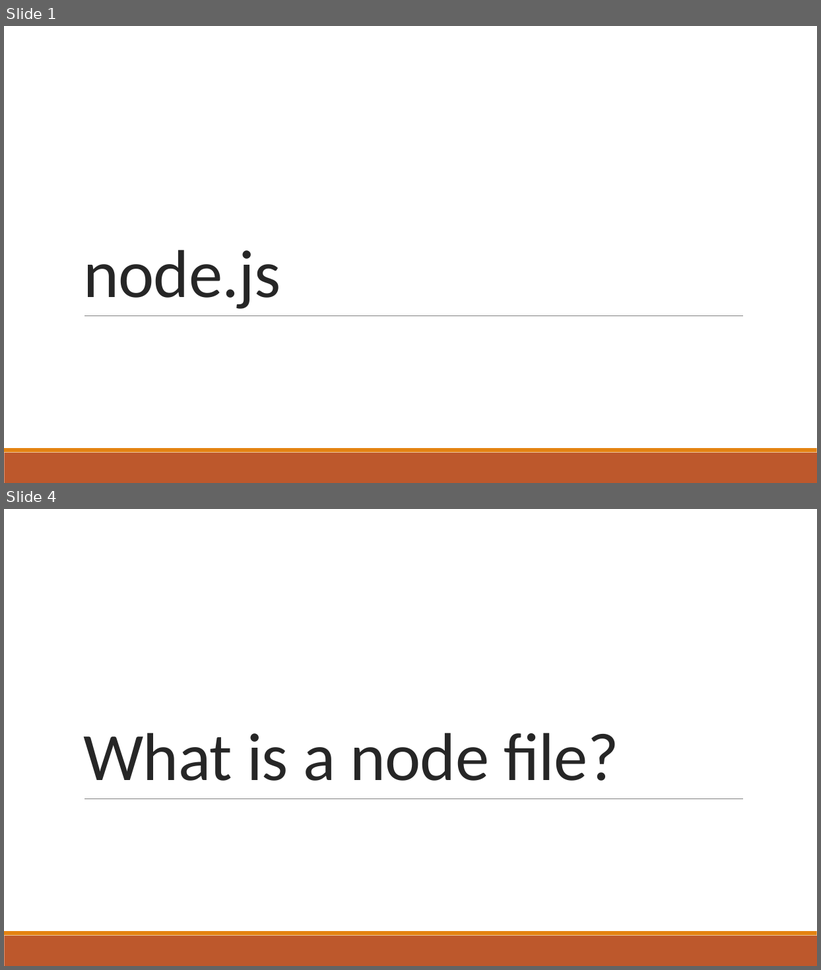
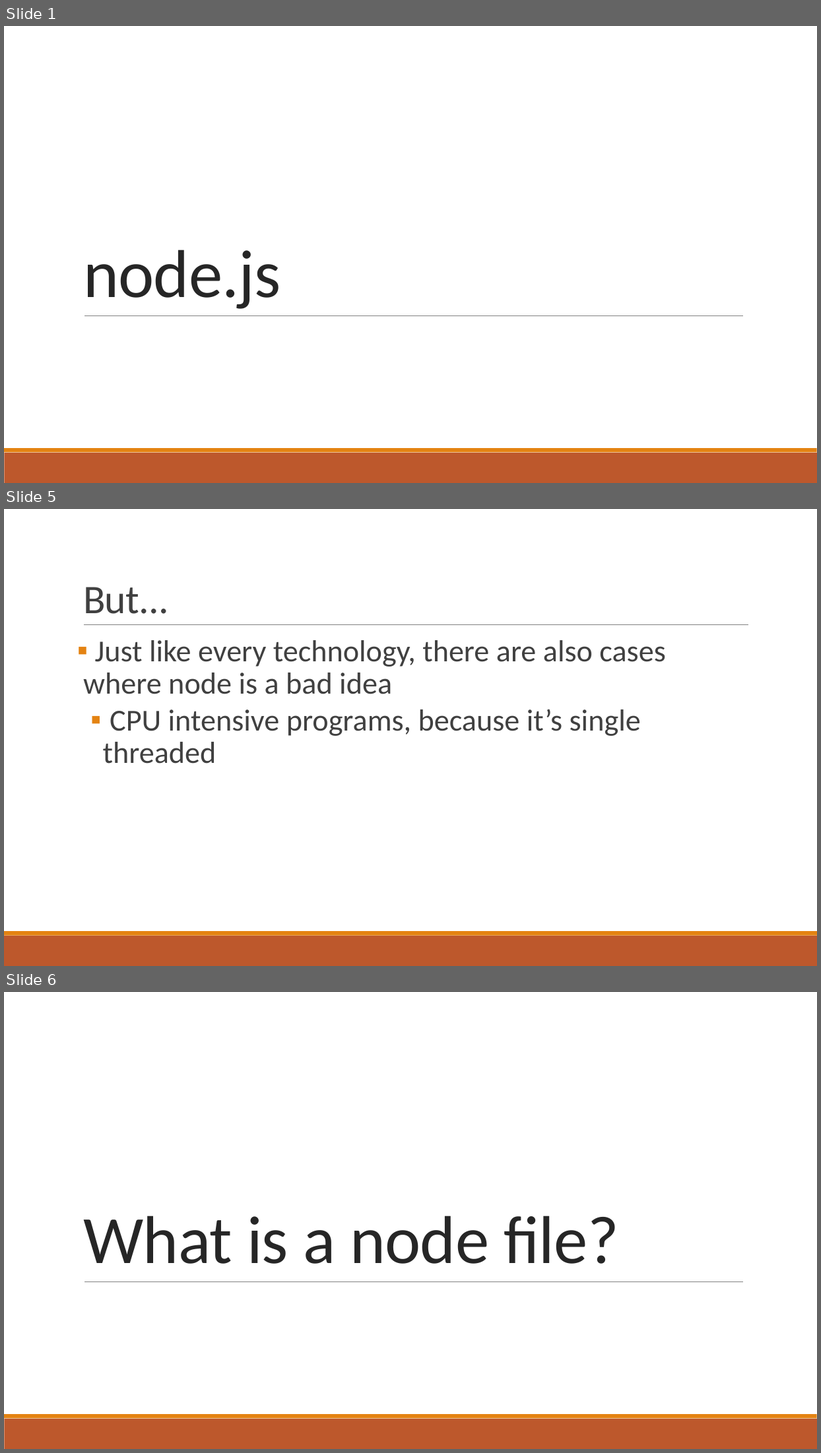
Before and after one commit to timbenroeck/Cloud-App-Workshop, a slide deck: Slides/NodeJS.pptx. Shown one above the other, each under a label of ours: slides 1 and 4 before the commit, slides 1, 5 and 6 after it; the slides between them are not shown. The pictures are 821x970 and 821x1453 pixels, drawn with LibreOffice and Linux fonts; fonts in the diff are those of the drawing. Boxes give left, top, right and bottom in pixels: in the first picture for what was removed or moved away, otherwise in the second. Text is boxed around its words. In the diff, an @@ line names an element or a change of style, - is before the commit and + after.

```diff
--- a/Slides/NodeJS.pptx
+++ b/Slides/NodeJS.pptx
@@ slide 5 added at <box>4,509,817,966</box>, background #FFFFFF; not listed: 2 template elements that a slide beside it also shows @@
@@ title added at <box>83,587,169,614</box>, 48 pt, text #404040 @@
+But...
@@ line added from (84, 625) to (748, 625), #808080 0.5 pt @@
@@ text added at <box>83,640,665,764</box>, 36 pt, text #404040 @@
+▪ Just like every technology, there are also cases where node is a bad idea
+  ▪ CPU intensive programs, because it’s single threaded
@@ what was slide 4 is now slide 6 @@
```
Also in this commit, not shown: 2 slides changed, 1 other slide added, 1 other file.
